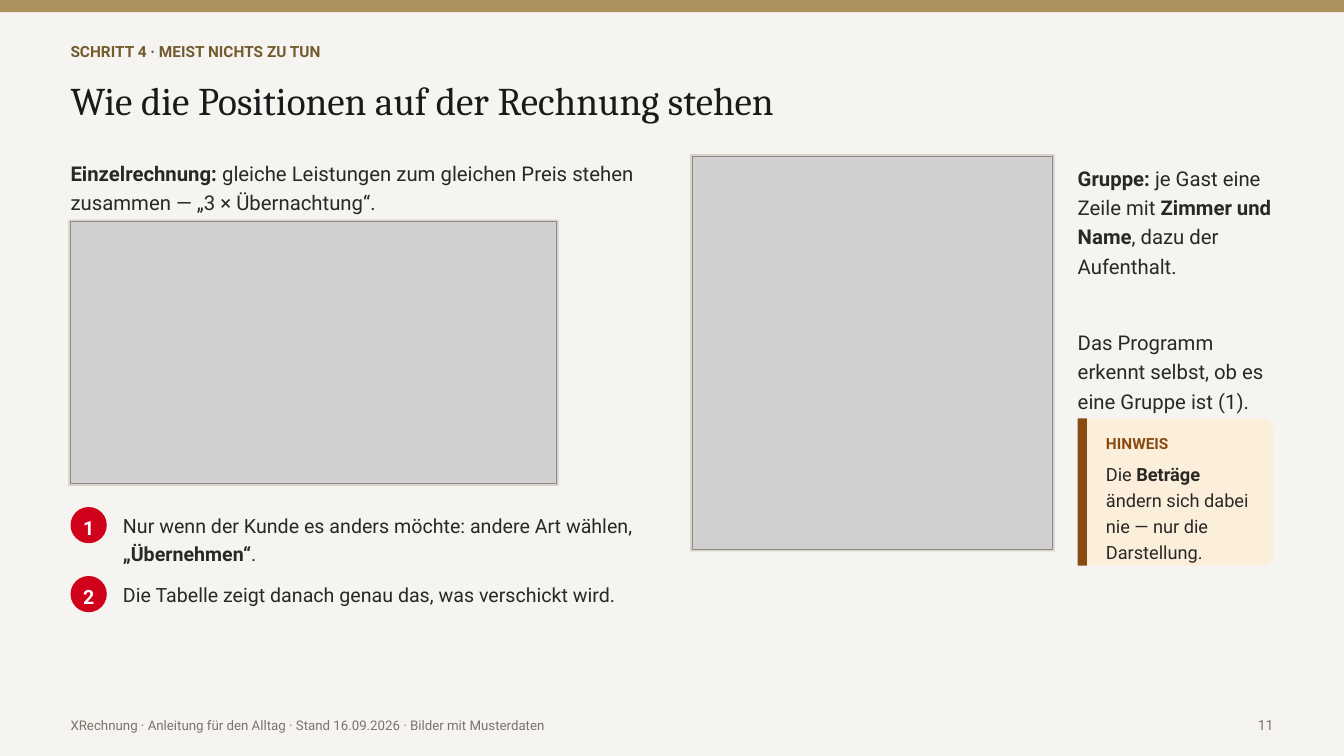
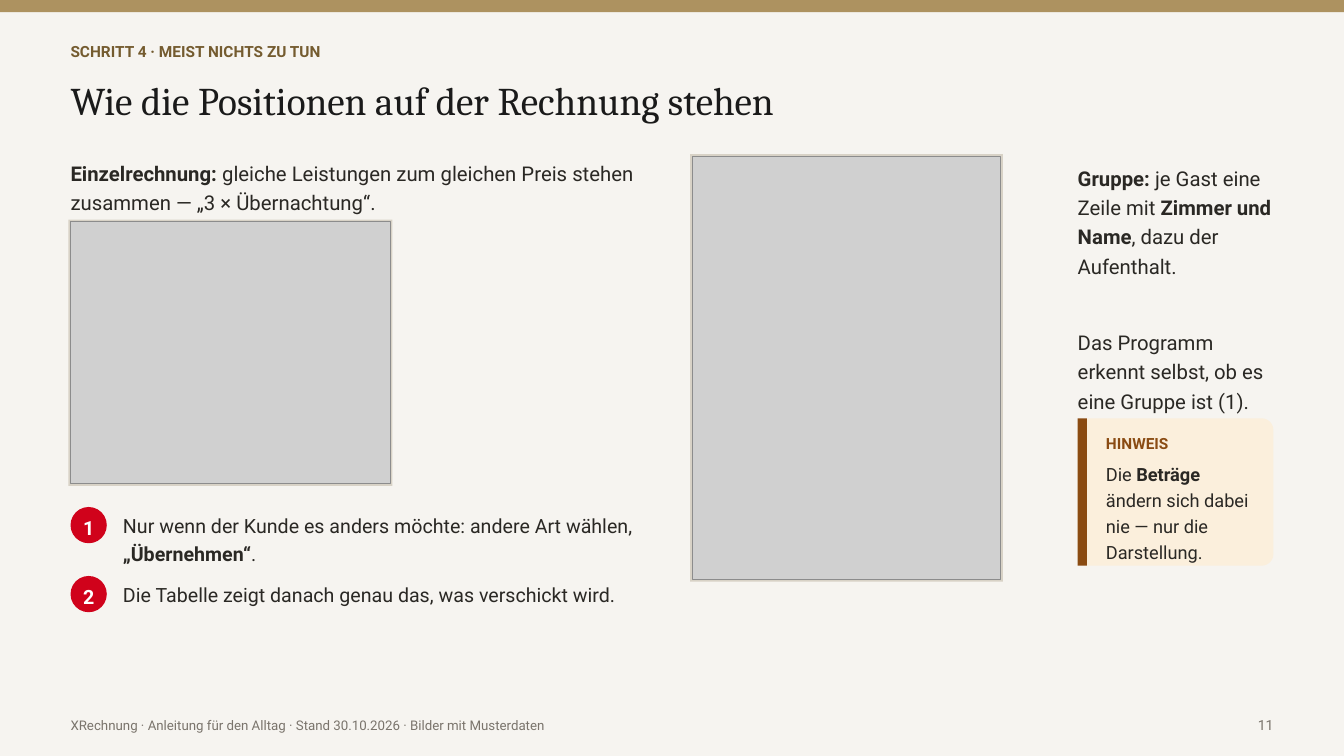
Before and after one commit to ahornhotels/OPERA-V5-XRechnung, a slide deck: slide 12 of docs/praesentation/XRechnung_Anleitung_Anwender.pptx. Drawn at 1344x756 pixels with LibreOffice and Linux fonts; fonts in the diff are those of the drawing; grey boxes stand for pictures. Boxes give left, top, right and bottom in pixels: in the first picture for what was removed or moved away, otherwise in the second. Text is boxed around its words. In the diff, an @@ line names an element or a change of style, - is before the commit and + after.

```diff
--- a/docs/praesentation/XRechnung_Anleitung_Anwender.pptx
+++ b/docs/praesentation/XRechnung_Anleitung_Anwender.pptx
@@ rectangle: place and size @@
-rectangle at (691,154,1056,552)
+rectangle at (691,154,1003,582)
@@ picture: place and size @@
-picture at (693,156,1054,549)
+picture at (693,156,1001,580)
@@ rectangle: place and size @@
-rectangle at (69,220,559,486)
+rectangle at (69,220,392,486)
@@ picture: place and size @@
-picture at (71,222,557,484)
+picture at (71,222,390,484)
@@ text at (71,720,545,733): text changed @@
-XRechnung · Anleitung für den Alltag · Stand 16.09.2026 · Bilder mit Musterdaten
+XRechnung · Anleitung für den Alltag · Stand 30.10.2026 · Bilder mit Musterdaten
```
Also in this commit, not shown: 24 other slides changed, 1 slide added, 11 other files.
